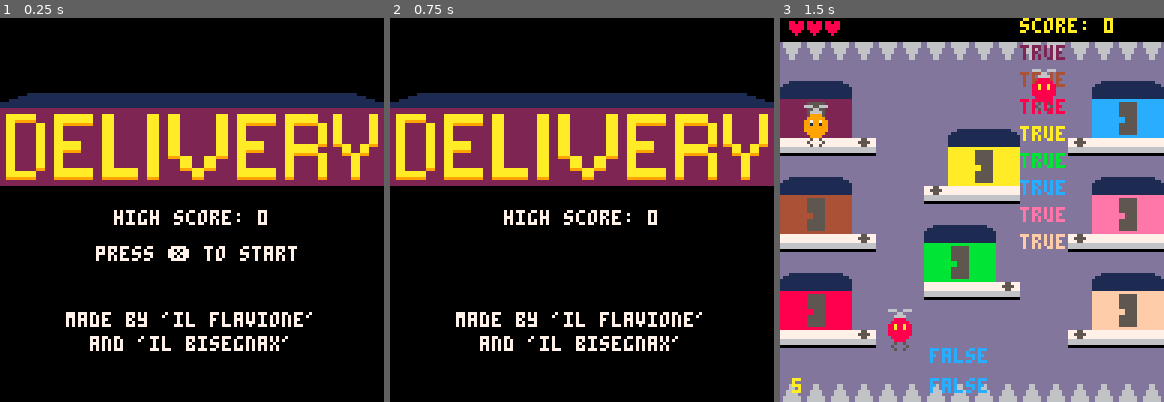
Above: before the commit, frames 1-3 (left to right).
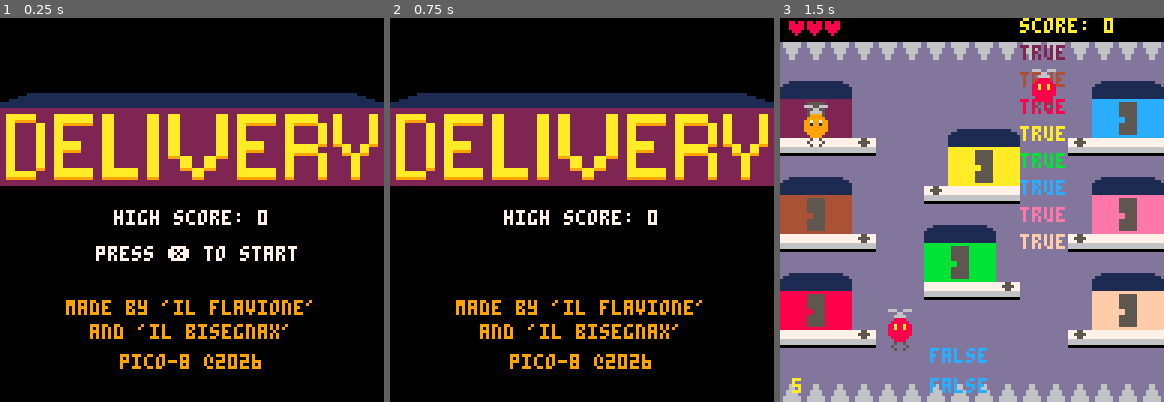
Above: after the commit, the same moments.

Repository: FlavioIero/Delivery
Game: PICO-8 cartridge atari.p8
The game is run twice, just before and just after one commit, with the same random seed, the same clock (stepped at 60 frames per second) and the same inputs.
Inputs:
- Up to frame 1 (0.25 s): no input
- Up to frame 2 (0.75 s): tap O (Z key) at 0.33, 0.7 s
- Up to frame 3 (1.5 s): tap X (X key) at 1.07 s; tap O (Z key) at 1.43 s

The runs differ from the first frame. In frame 1, 3.8% of the frame differs, in the area x 17-82%, y 73-92%; in frame 2, 3.8%; in frame 3, nothing differs.

Commit message:
changed bisegnax color

Diff:
--- a/atari.p8
+++ b/atari.p8
@@ -139,8 +139,9 @@
 	elseif menu_frm >= show_start+not_show_start then
 		menu_frm = 0
 	end
-	print_ctr_w("made by 'il flavione'",98,7)
-	print_ctr_w("and 'il bisegnax'",106,7)
+	print_ctr_w("made by 'il flavione'",94,9)
+	print_ctr_w("and 'il bisegnax'",102,9)
+	print_ctr_w("pico-8 @2026",112,9)
 end
 
 function draw_game_over()
@@ -912,7 +913,7 @@
 00202020202020202020202020202020202020202020202020202020202020202020202020202020202020202020202020202020202020202020202020202020
 20000000000000000000000000000000000000000000000000000000000000000000000000000000000000000000000000000000000000000000000000000000
 __gff__
-00ff000000000000000000000000000000000000000000000000000000000000000000000000000000000000000000000000000000000000000000000000000000000000000000000000000000000000000000000000000000000000000000000000000000000000000000000000000000000000000000000000000000000000
+0000010000000000000100010000000000000000000000000000000000000000000000000000000000000000000000000000000000000000000000000000000000000000000000000000000000000000000000000000000000000000000000000000000000000000000000000000000000000000000000000000000000000000
 0000000000000000000000000000000000000000000000000000000000000000000000000000000000000000000000000000000000000000000000000000000000000000000000000000000000000000000000000000000000000000000000000000000000000000000000000000000000000000000000000000000000000000
 __map__
 0101010101010101010101010101010101010101010101010101010101010101101001010101010101010101010101010101100000000000000000000000000000000000000000000000000000000000000000000000000000000000000000000000000000000000000000000000000000000000000000000000000000000000
